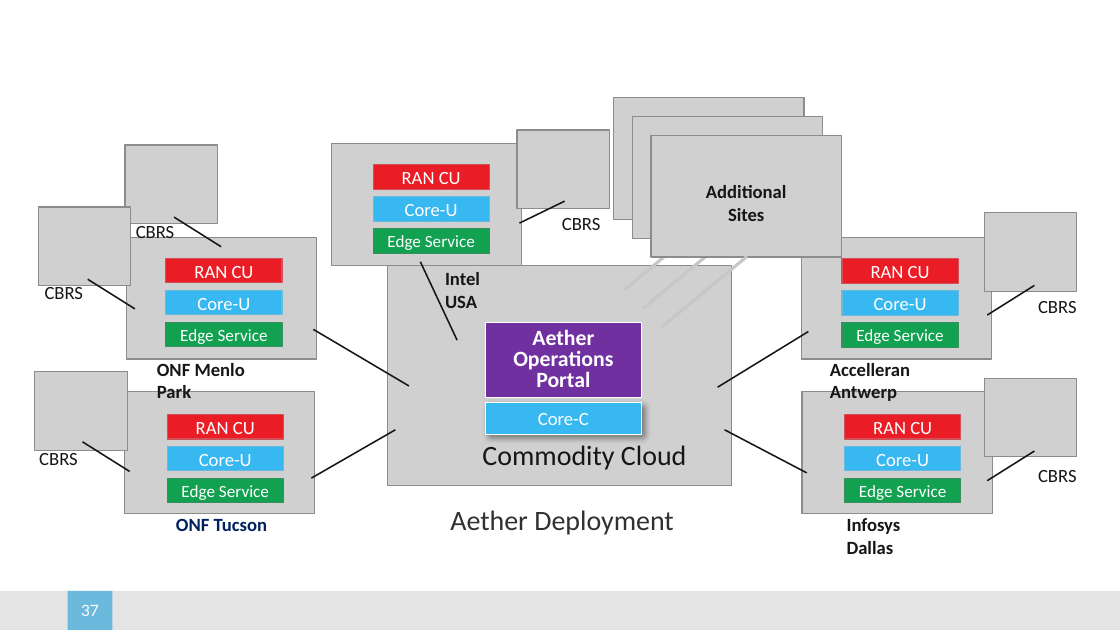
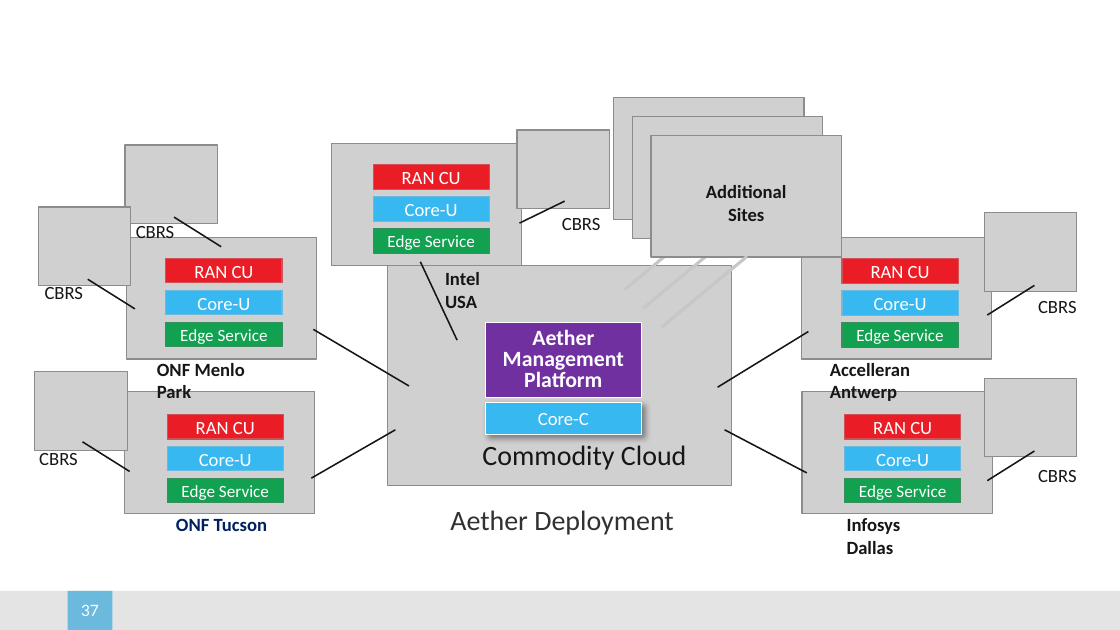
Before and after one commit to SystemsApproach/5G, a slide deck: slide 37 of figures.pptx. Drawn at 1120x630 pixels with LibreOffice and Linux fonts; fonts in the diff are those of the drawing; grey boxes stand for pictures; background and template pictures are left out. Boxes give left, top, right and bottom in pixels: in the first picture for what was removed or moved away, otherwise in the second. Text is boxed around its words. In the diff, an @@ line names an element or a change of style, - is before the commit and + after.

```diff
--- a/figures.pptx
+++ b/figures.pptx
@@ text in rectangle at <box>503,329,624,387</box>: text changed @@
-Aether Operations
-Portal
+Aether Management
+Platform
```
Also in this commit, not shown: 1 other slide changed, 8 other files.
